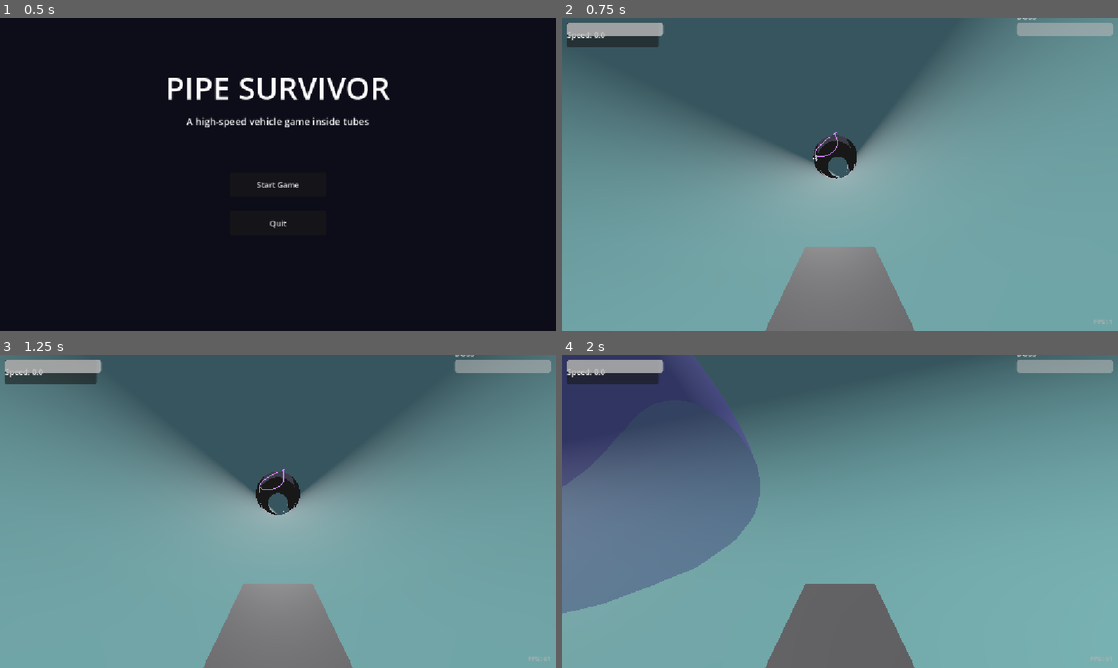
Above: before the commit, frames 1-4 (two rows, left to right).
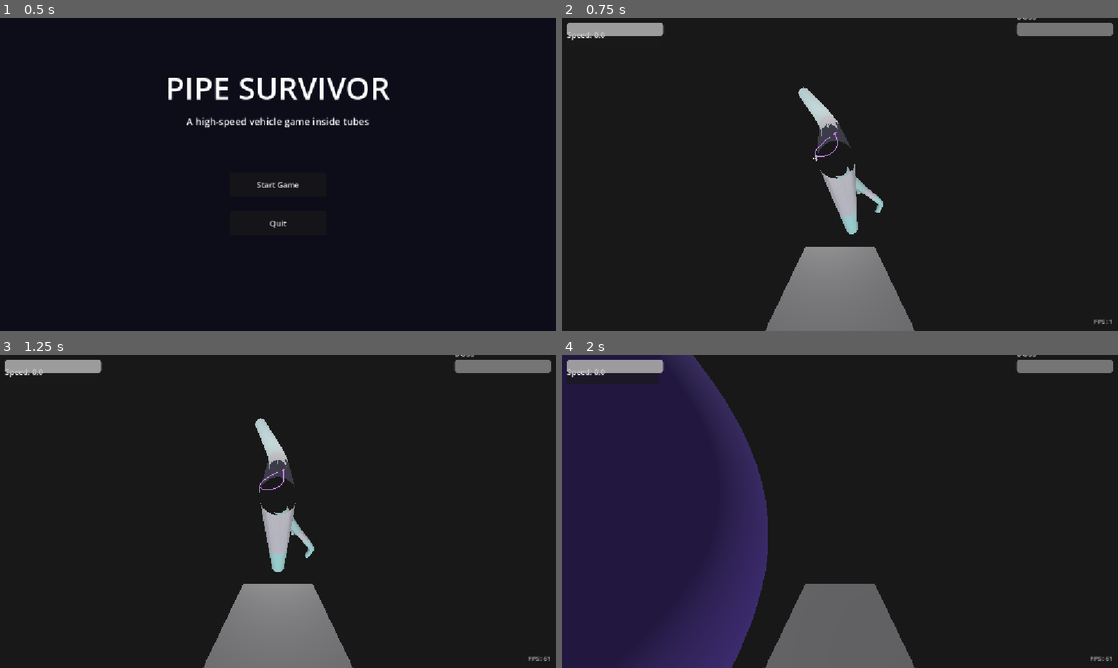
Above: after the commit, the same moments.

Repository: eternaldensity/pipe-survivor
Game: Godot game, scene res://MainMenu.tscn
Same seed, same stepped clock (60 frames per second), same inputs: the game is played once before the commit and once after it.
Inputs:
- Up to frame 1 (0.5 s): no input
- Up to frame 2 (0.75 s): click "Start Game" at 0.5 s
- Up to frame 3 (1.25 s): no input
- Up to frame 4 (2 s): tap Enter (ui_accept) at 1.25, 1.52 s; hold Right (ui_right) from 1.28 s (still down); hold R from 1.28 s (still down)

Frame 1 is identical in both runs. In frame 2, 93% of the frame differs, in the area x 0-100%, y 0-100%; in frame 3, 93%; in frame 4, 93%.

Commit message:
Fix pipe interiors being culled: winding, junction collision, straight mesh

Diff:
--- a/bend_pipe_section.gd
+++ b/bend_pipe_section.gd
@@ -112,9 +112,9 @@
 			var c := (i + 1) * (ring_steps + 1) + j + 1
 			var d := i       * (ring_steps + 1) + j + 1
 
-			# Winding order: flipped so the inside surface is the front face
-			# (matches inward normals with CULL_BACK).
-			indices.append_array([a, c, b, a, d, c])
+			# Winding chosen so the inside surface is the front face in the
+			# +Z flow direction: geometric normals point toward the axis.
+			indices.append_array([a, b, c, a, c, d])
 
 	var arrays := []
 	arrays.resize(Mesh.ARRAY_MAX)
--- a/junction_pipe_section.gd
+++ b/junction_pipe_section.gd
@@ -42,7 +42,10 @@
 	_update_markers()
 	_ensure_curves()
 
-	_build_meshes()
+	# _build_meshes is a coroutine when the CSG union has to be built (it
+	# awaits frames). Await it, otherwise _build_collisions sees a null mesh
+	# on the first run and silently creates no collision body.
+	await _build_meshes()
 
 	if Engine.is_editor_hint():
 		notify_property_list_changed()
@@ -220,7 +223,9 @@
 	return planes
 
 func _cache_key() -> String:
-	return "%s|%s|%s|%s|%s|%s|%s|%s|%s" % [
+	# Bump the version when the mesh-building code changes so stale disk
+	# caches are not reused.
+	return "v4|%s|%s|%s|%s|%s|%s|%s|%s|%s" % [
 		tube_radius, trunk_length, branch_angle, branch_length,
 		decision_offset, blend_length, has_trunk, left_branch, right_branch]
 
@@ -426,6 +431,7 @@
 
 			var best_c := 0
 			var best_d := INF
+			var best_cp := centroid
 			for i in range(_curves.size()):
 				var off: float = _curves[i].get_closest_offset(centroid)
 				var cp: Vector3 = _curves[i].sample_baked(off)
@@ -433,15 +439,47 @@
 				if d < best_d:
 					best_d = d
 					best_c = i
-
-			for k in [i0, i1, i2]:
+					best_cp = cp
+
+			# Orient every triangle so its geometric normal points toward the
+			# tube axis (the visible side from inside). CSG output is mostly
+			# outward-wound with outward normals, but some seam triangles come
+			# out inverted relative to their normals, which back-face culls
+			# holes into the wall when viewed from inside.
+			var inward := -face_n
+			var radial := centroid - best_cp
+			if radial.length_squared() > 1e-8:
+				inward = -radial.normalized()
+			var flip_winding := face_n.dot(inward) < 0.0
+			var order := [i0, i2, i1] if flip_winding else [i0, i1, i2]
+			for k in order:
 				out_idx.append(out_verts.size())
 				out_verts.append(verts[k])
 				var n: Vector3 = norms[k] if k < norms.size() else face_n
-				out_norms.append(-n)
+				var out_n := -n
+				# Keep the smooth CSG normal, but never let it point the wrong
+				# way for a triangle we just oriented.
+				if out_n.length_squared() < 1e-12 or out_n.dot(inward) < 0.2:
+					out_n = inward
+				out_norms.append(out_n.normalized())
 				out_uvs.append(uvs[k] if k < uvs.size() else Vector2.ZERO)
 				out_cols.append(colors[best_c] if best_c < colors.size() else Color.WHITE)
 
+	# Final consistency pass: CSG seam triangles can end up with a winding that
+	# disagrees with their emitted (inward) normals, which makes them vanish
+	# from inside under CULL_BACK. Flip any such triangle so the front face is
+	# always the side the normals point to.
+	for t in range(out_idx.size() / 3):
+		var a := out_idx[t * 3]
+		var b := out_idx[t * 3 + 1]
+		var c := out_idx[t * 3 + 2]
+		var fn := (out_verts[b] - out_verts[a]).cross(out_verts[c] - out_verts[a])
+		if fn.length_squared() < 1e-12:
+			continue
+		var an := out_norms[a] + out_norms[b] + out_norms[c]
+		if an.length_squared() < 1e-12 or fn.dot(an) < 0.0:
+			out_idx[t * 3 + 1] = c
+			out_idx[t * 3 + 2] = b
 	var arrays := []
 	arrays.resize(Mesh.ARRAY_MAX)
 	arrays[Mesh.ARRAY_VERTEX] = out_verts
--- a/straight_pipe_section.gd
+++ b/straight_pipe_section.gd
@@ -13,47 +13,19 @@
 	exit.position  = Vector3(0.0, 0.0,  length / 2.0)
 	exits = [exit]
 
-	var m := CylinderMesh.new()
-	m.top_radius    = exit_radius
-	m.bottom_radius = entry_radius
-	m.height        = length
-	m.radial_segments = PipeSection.RING_SEGMENTS
-	m.cap_top       = false
-	m.cap_bottom    = false
+	# Build the cylinder/frustum mesh explicitly. Doing this by hand (rather
+	# than using CylinderMesh) guarantees a complete surface, inward normals,
+	# and correct winding for interior rendering.
+	mesh_instance.mesh = _build_mesh()
+	mesh_instance.basis = Basis.IDENTITY
+	mesh_instance.position = Vector3.ZERO
 
-	# CylinderMesh normals point outward; the vehicle views the pipe from the
-	# inside, so negate them for correct interior lighting. Using ArrayMesh
-	# avoids the SurfaceTool.generate_normals smoothing that broke an earlier
-	# attempt.
-	var arrays := m.surface_get_arrays(0)
-	var normals := arrays[Mesh.ARRAY_NORMAL] as PackedVector3Array
-	for i in range(normals.size()):
-		normals[i] = -normals[i]
-	arrays[Mesh.ARRAY_NORMAL] = normals
-
-	# Flip winding order so the inside surface becomes the front face.
-	# Without this, CULL_BACK would cull the inside (back face) and show
-	# nothing, because the original CylinderMesh winding marks the outside
-	# as the front face.
-	var idx := arrays[Mesh.ARRAY_INDEX] as PackedInt32Array
-	for i in range(0, idx.size(), 3):
-		var tmp := idx[i + 1]
-		idx[i + 1] = idx[i + 2]
-		idx[i + 2] = tmp
-	arrays[Mesh.ARRAY_INDEX] = idx
-
-	var am := ArrayMesh.new()
-	am.add_surface_from_arrays(Mesh.PRIMITIVE_TRIANGLES, arrays)
-	mesh_instance.mesh = am
-
-	# Back-face culling: only the inside (now front face) renders.
 	var mat := StandardMaterial3D.new()
 	mat.albedo_color = Color(0.6462178, 0.9540631, 0.9395212, 1)
 	mat.cull_mode = BaseMaterial3D.CULL_BACK
 	mesh_instance.material_override = mat
 
 	mesh_instance.create_trimesh_collision()
-	# this auto-generates a StaticBody3D with correct collision as a child
 	await get_tree().process_frame  # let the child node appear
 	if mesh_instance.get_child_count() == 0:
 		return
@@ -63,6 +35,54 @@
 	var shape := body.get_child(0) as CollisionShape3D
 	if shape and shape.shape is ConcavePolygonShape3D:
 		(shape.shape as ConcavePolygonShape3D).backface_collision = true
+
+func _build_mesh() -> ArrayMesh:
+	var ring_steps := PipeSection.RING_SEGMENTS
+	var verts := PackedVector3Array()
+	var normals := PackedVector3Array()
+	var uvs := PackedVector2Array()
+	var indices := PackedInt32Array()
+
+	var z0 := -length / 2.0
+	var z1 :=  length / 2.0
+	var r0 := entry_radius
+	var r1 := exit_radius
+	var drdz := (r1 - r0) / length
+
+	# Two rings (entry and exit), each with ring_steps vertices.
+	for ring in range(2):
+		var z := z0 if ring == 0 else z1
+		var r := r0 if ring == 0 else r1
+		for j in range(ring_steps):
+			var a := TAU * float(j) / float(ring_steps)
+			var c := cos(a)
+			var s := sin(a)
+			verts.append(Vector3(r * c, r * s, z))
+			# Inward normal for a (possibly tapered) cylinder.
+			var n := Vector3(-c, -s, drdz).normalized()
+			normals.append(n)
+			uvs.append(Vector2(float(j) / float(ring_steps), float(ring)))
+
+	var ring_n := ring_steps
+	for j in range(ring_steps):
+		var j2 := (j + 1) % ring_steps
+		var a := j
+		var b := ring_n + j
+		var c := ring_n + j2
+		var d := j2
+		# Winding chosen so the inside surface is the front face in the
+		# +Z flow direction: geometric normals point toward the axis.
+		indices.append_array([a, b, c, a, c, d])
+
+	var arrays := []
+	arrays.resize(Mesh.ARRAY_MAX)
+	arrays[Mesh.ARRAY_VERTEX] = verts
+	arrays[Mesh.ARRAY_NORMAL] = normals
+	arrays[Mesh.ARRAY_TEX_UV] = uvs
+	arrays[Mesh.ARRAY_INDEX] = indices
+	var mesh := ArrayMesh.new()
+	mesh.add_surface_from_arrays(Mesh.PRIMITIVE_TRIANGLES, arrays)
+	return mesh
 
 func get_entry_radius() -> float:
 	return entry_radius
--- a/tests/lighting_harness.gd
+++ b/tests/lighting_harness.gd
@@ -68,8 +68,9 @@
 					nan_count += 1
 			if n.length_squared() < 1e-8:
 				zero_count += 1
-			# Radial direction from centreline (local XZ plane) to vertex.
-			var radial := Vector3(v.x, 0.0, v.z)
+			# Radial direction from the centreline (cross-section is local XY;
+			# the straight pipe runs along local Z) to the vertex.
+			var radial := Vector3(v.x, v.y, 0.0)
 			if radial.length_squared() > 1e-4:
 				radial = radial.normalized()
 				var dot_r := n.dot(radial)
